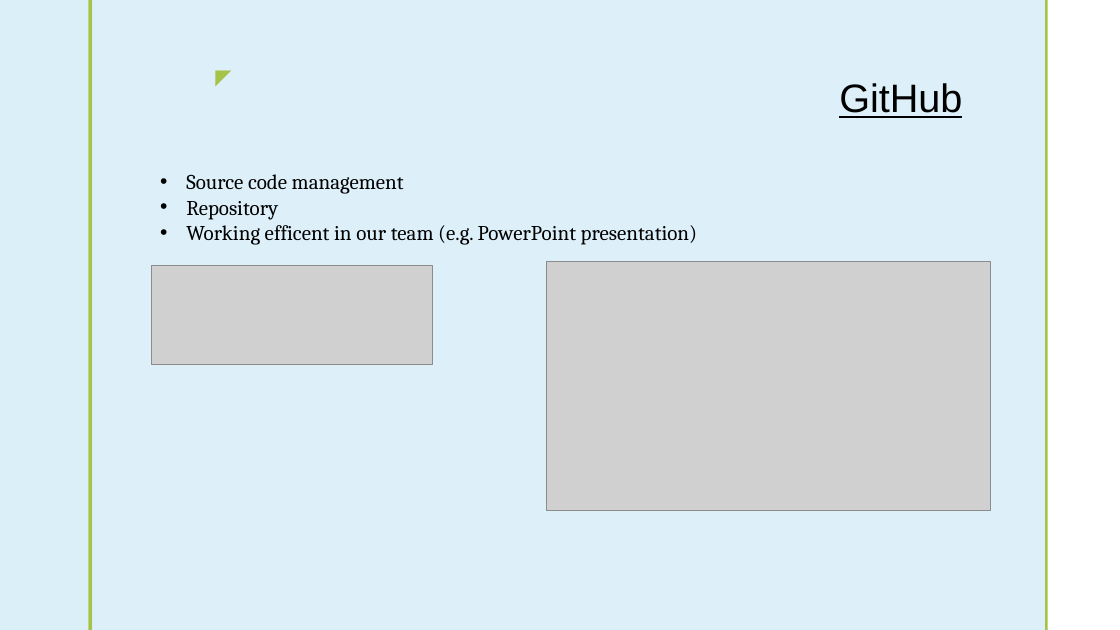
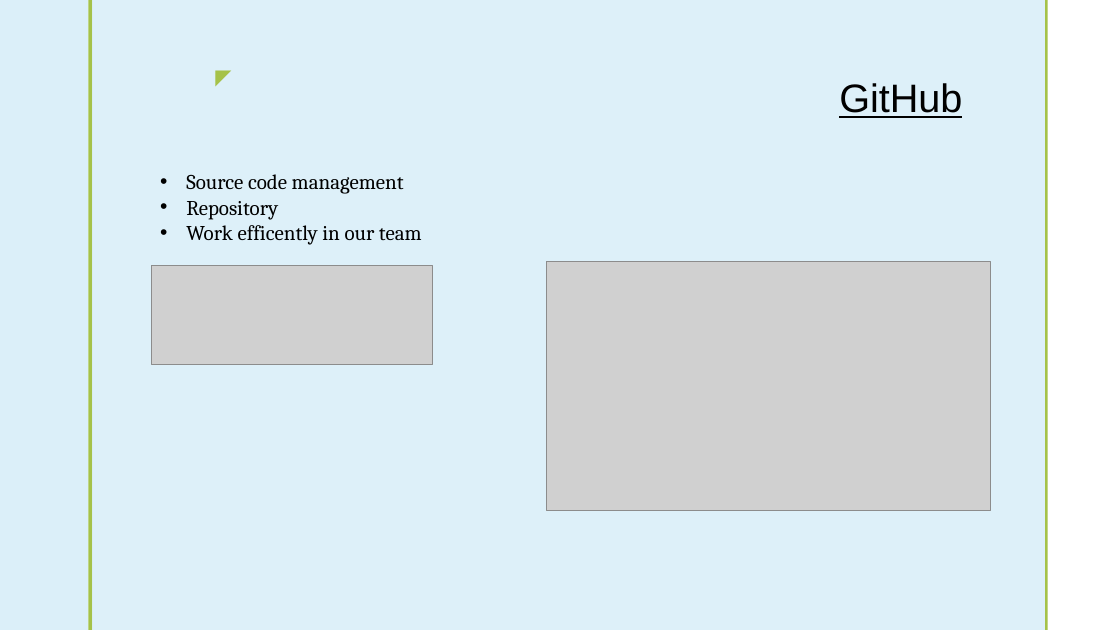
Before and after one commit to turoprophet/DAWA_DWH, a slide deck: slide 8 of DAWA.pptx. Drawn at 1120x630 pixels with LibreOffice and Linux fonts; fonts in the diff are those of the drawing; grey boxes stand for pictures; background and template pictures are left out. Boxes give left, top, right and bottom in pixels: in the first picture for what was removed or moved away, otherwise in the second. Text is boxed around its words. In the diff, an @@ line names an element or a change of style, - is before the commit and + after.

```diff
--- a/DAWA.pptx
+++ b/DAWA.pptx
@@ text at (186, 225, 422, 245): text changed @@
-• Working efficent in our team (e.g. PowerPoint presentation)
+• Work efficently in our team
```
Also in this commit, not shown: 2 other slides changed, 1 other file.
